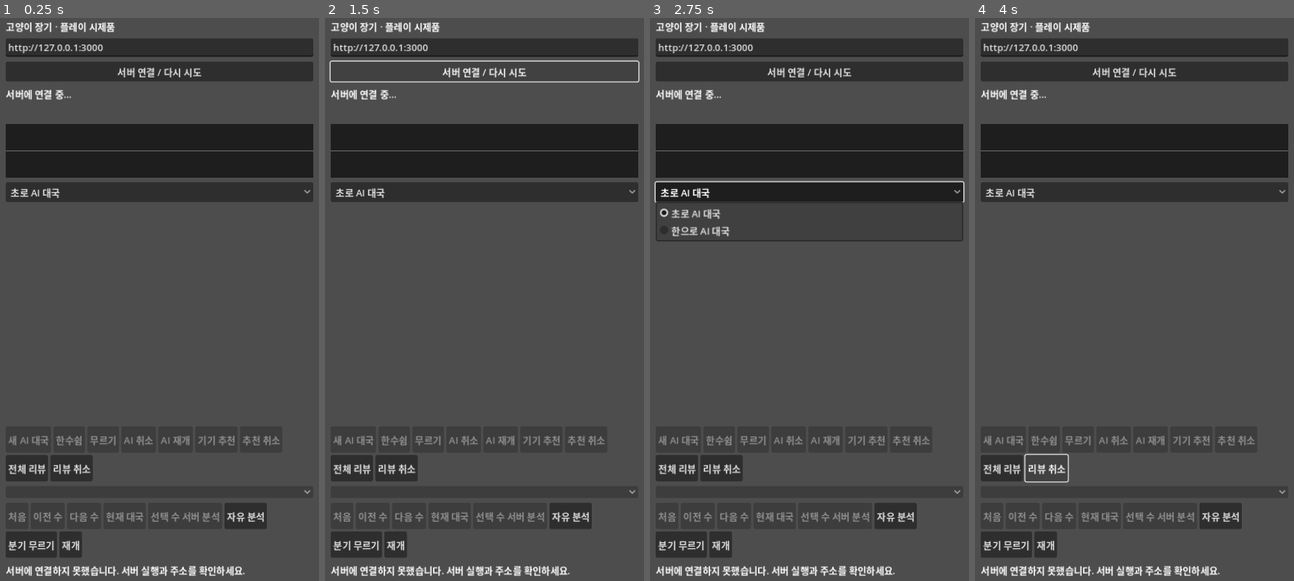
Above: before the commit, frames 1-4 (left to right).
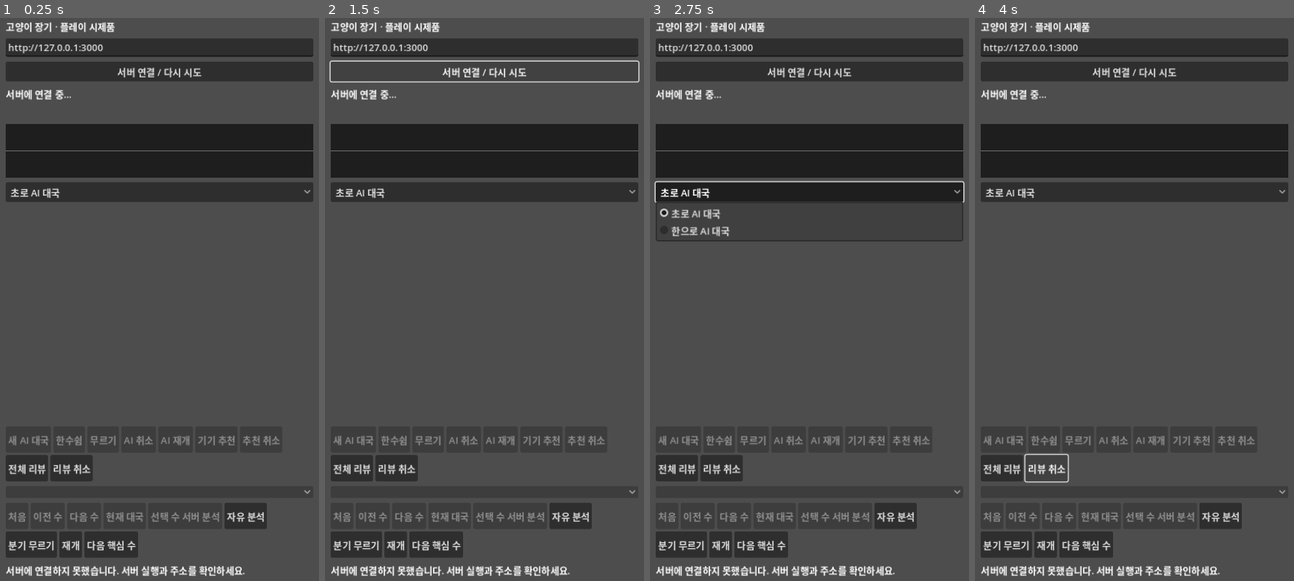
Above: after the commit, the same moments.

Repository: YU-Kangg/janggiAI
Game: Godot game, scene res://main.tscn
Two runs of this game, one before a commit and one after it. Both use one fixed random seed, a clock stepped at 60 frames per second and the inputs below.
Inputs (mouse positions are in pixels of both pictures, inside the frame that each line leads up to):
- Up to frame 1 (0.25 s): no input
- Up to frame 2 (1.5 s): click (436, 547) at 0.5 s, where only the run after the commit has a clickable "다음 핵심 수"; click "서버 연결 / 다시 시도" at 1.25 s
- Up to frame 3 (2.75 s): click "초로 AI 대국" at 2 s
- Up to frame 4 (4 s): click "전체 리뷰" at 2.75 s; click "리뷰 취소" at 3.5 s

The runs differ from the first frame. In frame 1, 0.7% of the frame differs, in the area x 26-44%, y 91-96%; in frame 2, 0.7%; in frame 3, 0.7%; in frame 4, 0.7%.

Commit message:
feat(review): 다음 핵심 수 이동 추가

Diff:
--- a/godot/main.gd
+++ b/godot/main.gd
@@ -39,6 +39,7 @@
 var full_review_start := Button.new()
 var full_review_cancel := Button.new()
 var evaluation_graph = EvaluationGraph.new()
+var next_key_move_button := Button.new()
 var device_engine = LocalEngine.new()
 var device_recommend := Button.new()
 var device_cancel := Button.new()
@@ -133,6 +134,10 @@
 	variation_resume.custom_minimum_size.y = 44
 	variation_resume.pressed.connect(resume_review)
 	navigation.add_child(variation_resume)
+	next_key_move_button.text = "다음 핵심 수"
+	next_key_move_button.custom_minimum_size.y = 44
+	next_key_move_button.pressed.connect(next_key_move)
+	navigation.add_child(next_key_move_button)
 	message.autowrap_mode = TextServer.AUTOWRAP_WORD_SMART
 	column.add_child(message)
 	new_game_dialog.dialog_text = "공유 중인 현재 대국을 지우고 새 AI 대국을 시작할까요?"
@@ -389,6 +394,22 @@
 		if int(item.get("ply", -1)) == ply:
 			return item
 	return {}
+
+func next_key_ply(after_ply: int) -> int:
+	if full_review.get("status", "") != "complete":
+		return -1
+	for item in full_review.get("results", []):
+		var key := str(item.get("classification", {}).get("key", ""))
+		if int(item.get("ply", -1)) > after_ply and key in ["inaccuracy", "mistake", "blunder"]:
+			return int(item.ply)
+	return -1
+
+func next_key_move() -> void:
+	if pending or review.is_empty() or not variation.is_empty():
+		return
+	var ply := next_key_ply(view_ply())
+	if ply >= 0:
+		show_review(ply)
 
 func clear_review_analysis() -> void:
 	analysis_generation += 1
@@ -637,3 +658,4 @@
 	variation_start.disabled = pending or review.is_empty() or not variation.is_empty()
 	variation_undo.disabled = pending or variation.is_empty() or variation_moves.is_empty()
 	variation_resume.disabled = pending or variation.is_empty()
+	next_key_move_button.disabled = pending or review.is_empty() or not variation.is_empty() or next_key_ply(view_ply()) < 0
--- a/godot/smoke.gd
+++ b/godot/smoke.gd
@@ -52,6 +52,13 @@
 	app.evaluation_graph.ply_selected.emit(1)
 	await wait_idle()
 	check(app.review.moves.size() == 1, "evaluation graph navigates to selected ply")
+	app.show_review(0)
+	await wait_idle()
+	app.full_review.results[1].classification = {"key": "inaccuracy", "label": "부정확", "experimental": true}
+	check(app.next_key_ply(0) == 2, "next key move finds classified mistake")
+	app.next_key_move()
+	await wait_idle()
+	check(app.review.moves.size() == 2, "next key move navigation")
 	app.show_review(0)
 	await wait_idle()
 	check(app.review.moves.size() == 0 and app.state.moves.size() == 2, "review preserves live history")
Not shown, changed: PROGRESS.md
Not shown, changed: godot/README.md
